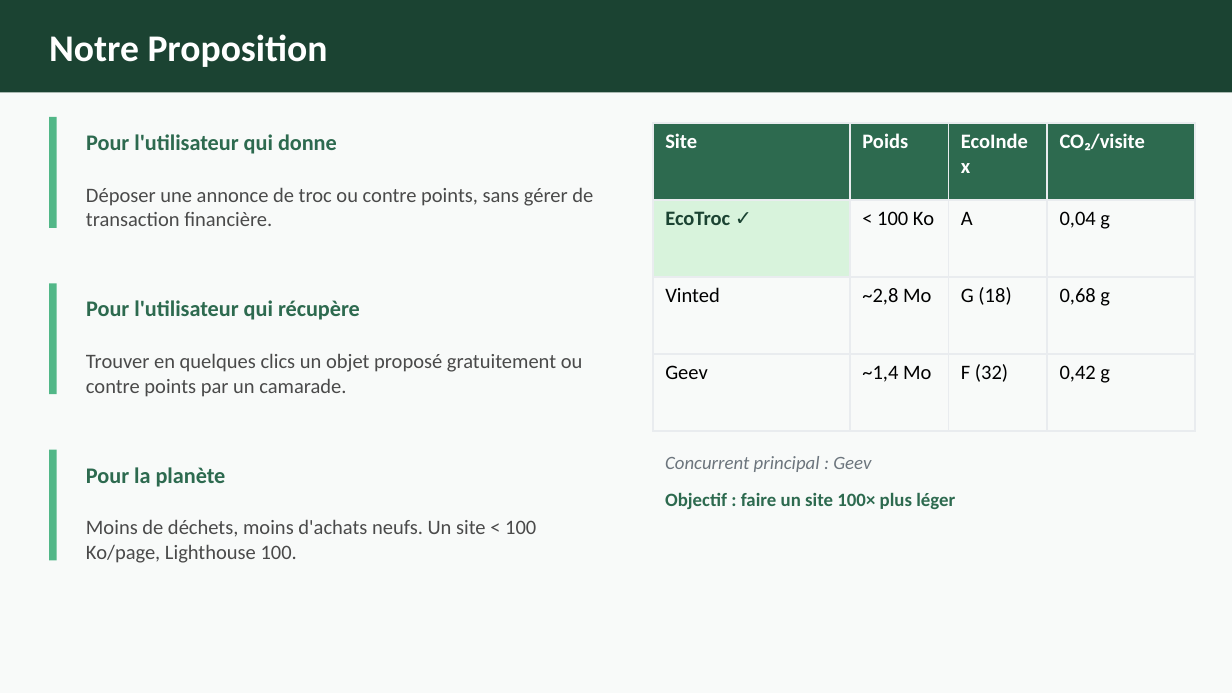
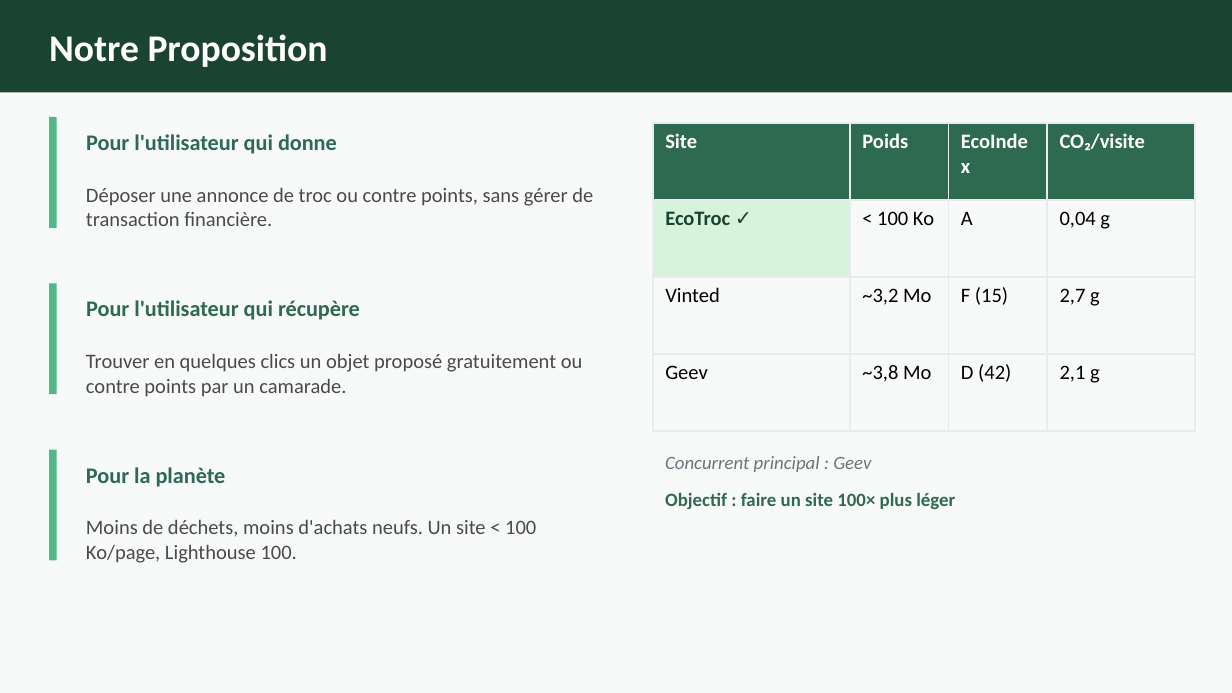
Before and after one commit to JubEfrei/EcoTroc, a slide deck: slide 4 of docs/EcoTroc_Soutenance.pptx. Drawn at 1232x693 pixels with LibreOffice and Linux fonts; fonts in the diff are those of the drawing. Boxes give left, top, right and bottom in pixels: in the first picture for what was removed or moved away, otherwise in the second. Text is boxed around its words. In the diff, an @@ line names an element or a change of style, - is before the commit and + after.

```diff
--- a/docs/EcoTroc_Soutenance.pptx
+++ b/docs/EcoTroc_Soutenance.pptx
@@ table at [653,123,1195,431] @@
-row 3: Vinted | ~2,8 Mo | G (18) | 0,68 g
+row 3: Vinted | ~3,2 Mo | F (15) | 2,7 g
-row 4: Geev | ~1,4 Mo | F (32) | 0,42 g
+row 4: Geev | ~3,8 Mo | D (42) | 2,1 g
```
Also in this commit, not shown: 3 other slides changed.
